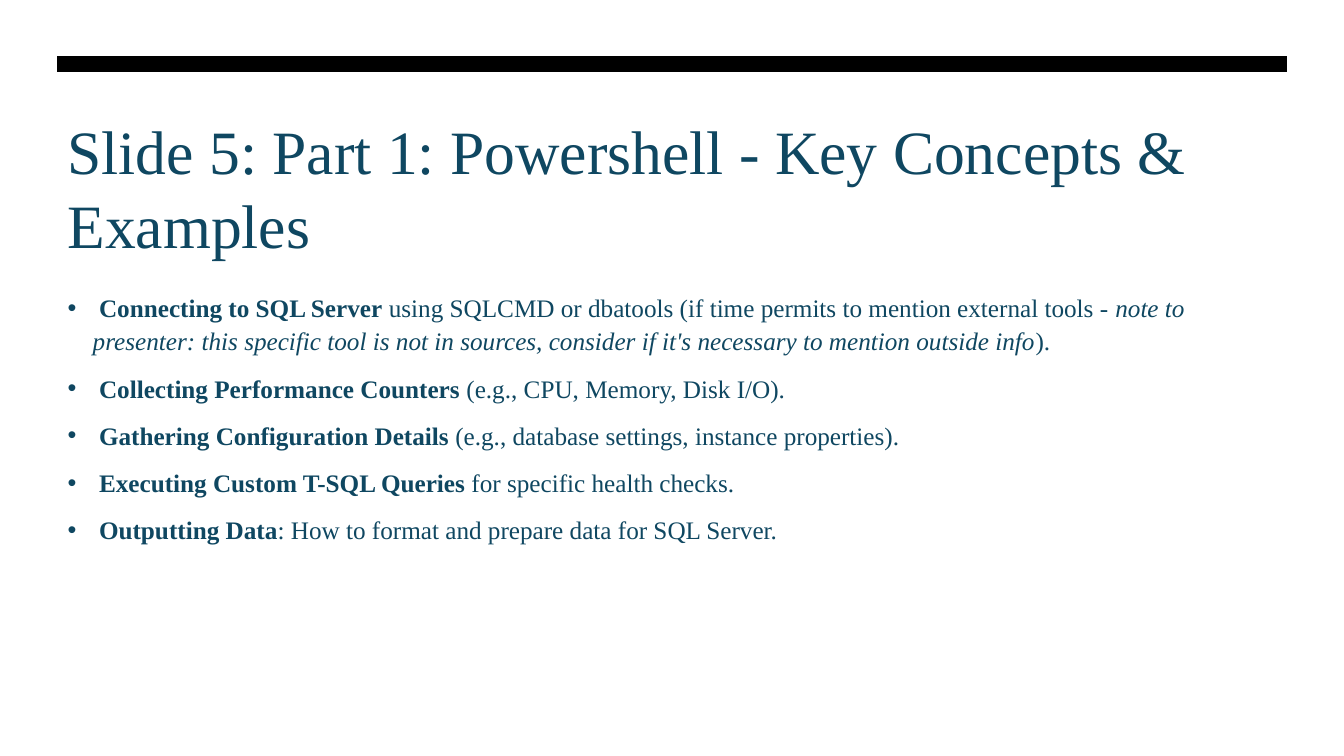
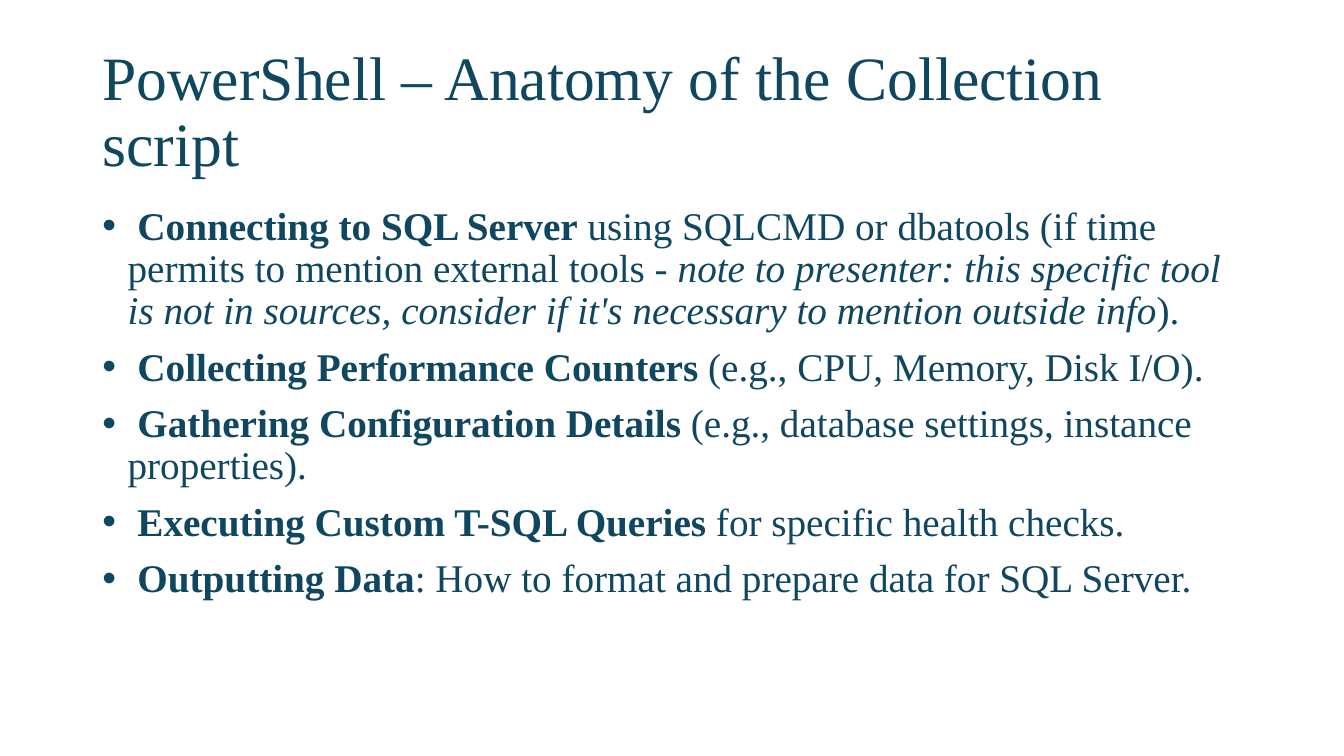
Before and after one commit to David-Seis/Presentations, a slide deck: slide 5 of Sessions/Build a Custom Monitoring Solution for your SQL Server Environment/2025-07-19 - SQLSATSF/Custom monitoring solution.pptx. Drawn at 1344x756 pixels with LibreOffice and Linux fonts; fonts in the diff are those of the drawing. Boxes give left, top, right and bottom in pixels: in the first picture for what was removed or moved away, otherwise in the second. Text is boxed around its words. In the diff, an @@ line names an element or a change of style, - is before the commit and + after.

Commit message:
Update presentation files for SQL Server sessions with new content

```diff
--- a/Sessions/Build a Custom Monitoring Solution for your SQL Server Environment/2025-07-19 - SQLSATSF/Custom monitoring solution.pptx
+++ b/Sessions/Build a Custom Monitoring Solution for your SQL Server Environment/2025-07-19 - SQLSATSF/Custom monitoring solution.pptx
@@ freeform shape removed at (57,56,1288,73) @@
@@ title "PowerShell – Anatomy of the ..." at (102,56,1102,178): vertical alignment top to middle @@
@@ title at (102,56,1102,178): text changed @@
-Slide 5: Part 1: Powershell - Key Concepts & Examples
+PowerShell – Anatomy of the Collection script
@@ text "Connecting to SQL Server using ...": place and size @@
-text "Connecting to SQL Server using ..." at (93,299,1185,545)
+text "Connecting to SQL Server using ..." at (128,212,1221,600)
@@ text "Connecting to SQL Server using ..." at (128,212,1221,600): size 18 to 28 pt; line spacing 1.1 to 0.9 @@
```
Also in this commit, not shown: 18 other slides changed, 1 slide added, 1 slide removed, 2 other files.
